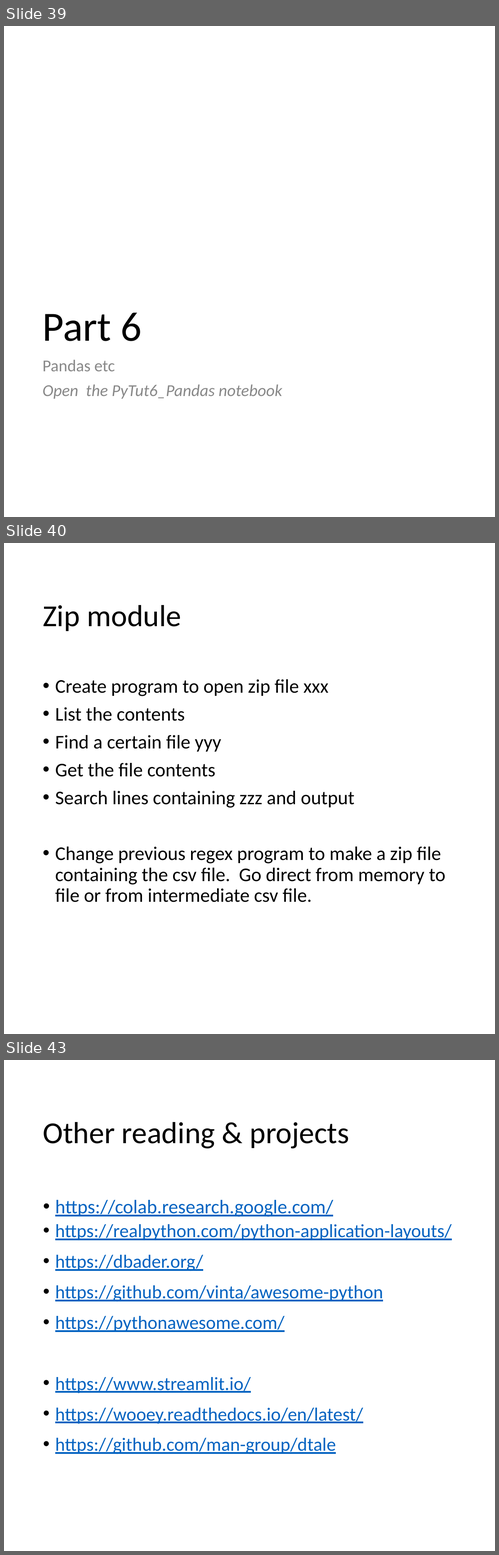
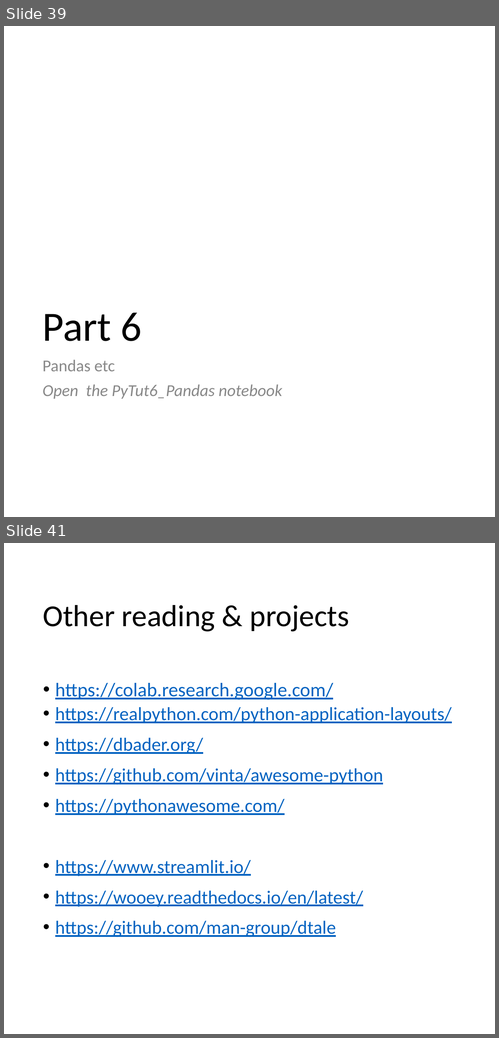
Before and after one commit to mrkbutty/PythonTutButty01, a slide deck: PyTut1_Intro.pptx. Shown one above the other, each under a label of ours: slides 39, 40 and 43 before the commit, slides 39 and 41 after it; the slides between them are not shown. The pictures are 499x1555 and 499x1038 pixels, drawn with LibreOffice and Linux fonts; fonts in the diff are those of the drawing. Boxes give left, top, right and bottom in pixels: in the first picture for what was removed or moved away, otherwise in the second. Text is boxed around its words. In the diff, an @@ line names an element or a change of style, - is before the commit and + after.

```diff
--- a/PyTut1_Intro.pptx
+++ b/PyTut1_Intro.pptx
@@ slide 40 removed at <box>4,543,495,1034</box>, background #FFFFFF @@
@@ title removed at <box>43,605,181,631</box> @@
-Zip module
@@ text removed at <box>55,679,446,903</box> @@
-• Create program to open zip file xxx
-• List the contents
-• Find a certain file yyy
-• Get the file contents
-• Search lines containing zzz and output
-• Change previous regex program to make a zip file containing the csv file. Go direct from memory to file or from intermediate csv file.
@@ what was slide 43 is now slide 41 @@
```
Also in this commit, not shown: 4 slides changed, 1 slide added, 2 other slides removed, 4 other files.
